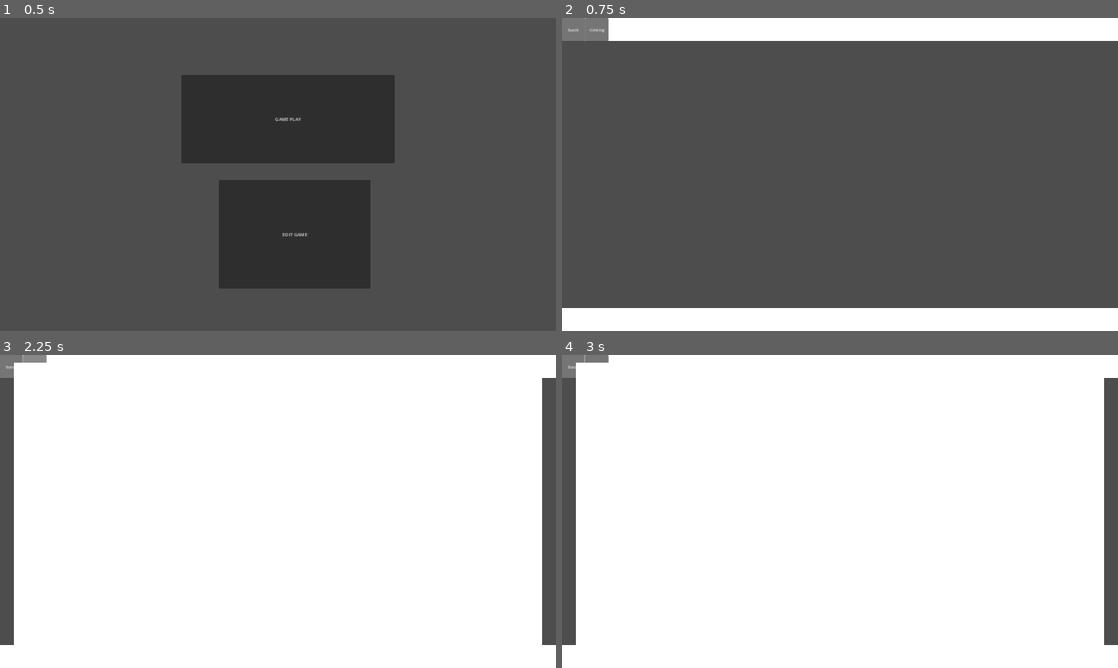
Above: before the commit, frames 1-4 (two rows, left to right).
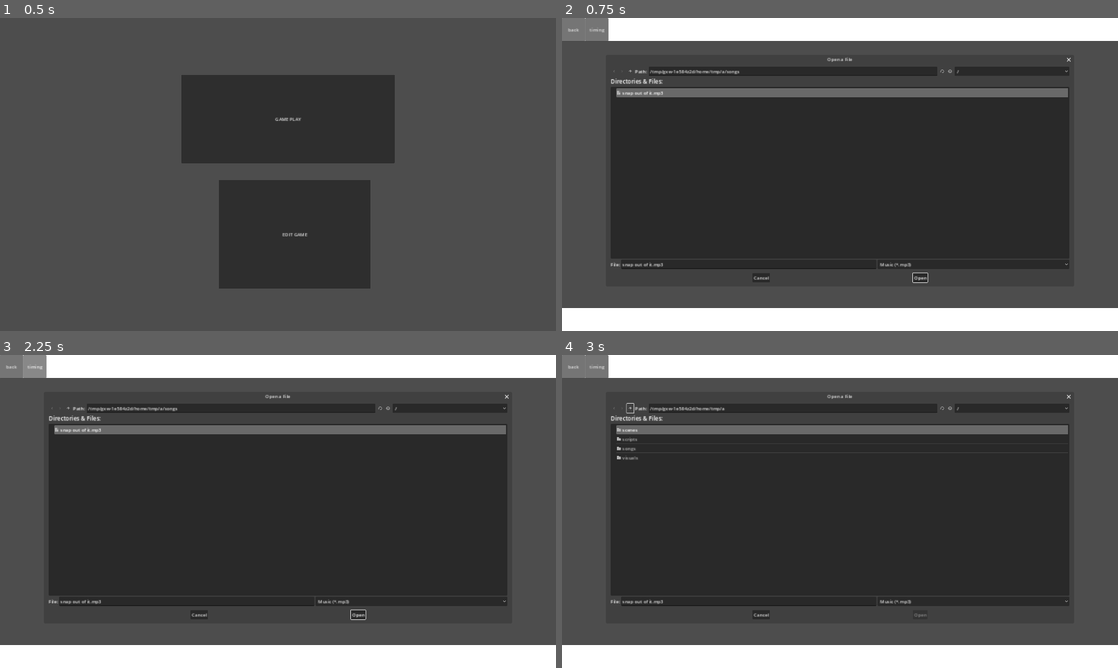
Above: after the commit, the same moments.

Repository: gong8/typeflow
Game: Godot game, scene res://scenes/menu.tscn
Two runs of this game, one before a commit and one after it. Both use one fixed random seed, a clock stepped at 60 frames per second and the inputs below.
Inputs (mouse positions are in pixels of both pictures, inside the frame that each line leads up to):
- Up to frame 1 (0.5 s): no input
- Up to frame 2 (0.75 s): click "EDIT GAME" at 0.5 s
- Up to frame 3 (2.25 s): click "back" at 1.25 s; click "timing" at 2 s
- Up to frame 4 (3 s): click (628, 408) at 2.77 s

Frame 1 is identical in both runs. In frame 2, 50% of the frame differs, in the area x 8-92%, y 12-85%; in frame 3, 81%, in the area x 2-98%, y 0-93%; in frame 4, 81%.

Commit message:
timelines

Diff:
--- a/project.godot
+++ b/project.godot
@@ -25,6 +25,14 @@
 window/size/viewport_height=1080
 window/stretch/mode="canvas_items"
 
+[input]
+
+Click={
+"deadzone": 0.5,
+"events": [Object(InputEventMouseButton,"resource_local_to_scene":false,"resource_name":"","device":-1,"window_id":0,"alt_pressed":false,"shift_pressed":false,"ctrl_pressed":false,"meta_pressed":false,"button_mask":1,"position":Vector2(234, 1),"global_position":Vector2(242, 85),"factor":1.0,"button_index":1,"canceled":false,"pressed":true,"double_click":false,"script":null)
+]
+}
+
 [rendering]
 
 renderer/rendering_method="gl_compatibility"
--- a/scenes/editor.tscn
+++ b/scenes/editor.tscn
@@ -1,6 +1,7 @@
-[gd_scene load_steps=2 format=3 uid="uid://do0xcm3kwrios"]
+[gd_scene load_steps=3 format=3 uid="uid://do0xcm3kwrios"]
 
 [ext_resource type="Script" path="res://scripts/editor/editor.gd" id="1_jck3k"]
+[ext_resource type="Script" path="res://scripts/editor/file_dialog.gd" id="2_n5txh"]
 
 [node name="Editor" type="Node2D"]
 script = ExtResource("1_jck3k")
@@ -27,4 +28,14 @@
 offset_bottom = 1080.0
 text = "timing"
 
-[connection signal="button_up" from="EditorBar/Timing" to="." method="_on_timing_button_up"]
+[node name="FileDialog" type="FileDialog" parent="EditorBar"]
+position = Vector2i(160, 160)
+size = Vector2i(1600, 760)
+script = ExtResource("2_n5txh")
+
+[node name="AudioStreamPlayer2D" type="AudioStreamPlayer2D" parent="EditorBar"]
+volume_db = 24.0
+
+[connection signal="pressed" from="EditorBar/Back" to="." method="_on_back_pressed"]
+[connection signal="pressed" from="EditorBar/Timing" to="." method="_on_timing_pressed"]
+[connection signal="file_selected" from="EditorBar/FileDialog" to="." method="_on_file_dialog_file_selected"]
--- /dev/null
+++ b/scenes/timeline.tscn
@@ -0,0 +1,45 @@
+[gd_scene load_steps=4 format=3 uid="uid://f2jlp81ci5st"]
+
+[ext_resource type="Script" path="res://scripts/editor/timeline.gd" id="1_cajnm"]
+
+[sub_resource type="Gradient" id="Gradient_2odn5"]
+colors = PackedColorArray(1, 1, 1, 1, 1, 1, 1, 1)
+
+[sub_resource type="GradientTexture1D" id="GradientTexture1D_xk63n"]
+gradient = SubResource("Gradient_2odn5")
+width = 1280
+
+[node name="Timeline" type="Node2D"]
+script = ExtResource("1_cajnm")
+
+[node name="HSlider" type="HSlider" parent="."]
+z_index = 100
+offset_left = -600.0
+offset_top = -8.0
+offset_right = 600.0
+offset_bottom = 8.0
+step = 2.08165e-12
+
+[node name="Box" type="Sprite2D" parent="."]
+modulate = Color(0.184314, 0.380392, 0.364706, 1)
+scale = Vector2(1.17969, 70.5)
+texture = SubResource("GradientTexture1D_xk63n")
+
+[node name="TogglePlay" type="Button" parent="."]
+offset_left = -770.0
+offset_top = -43.0
+offset_right = -687.0
+offset_bottom = 43.0
+text = "pa"
+
+[node name="AddToothpick" type="Button" parent="."]
+offset_left = -595.0
+offset_top = 37.0
+offset_right = -470.0
+offset_bottom = 114.0
+text = "add pick"
+
+[connection signal="drag_ended" from="HSlider" to="." method="_on_drag_ended"]
+[connection signal="drag_started" from="HSlider" to="." method="_on_drag_started"]
+[connection signal="pressed" from="TogglePlay" to="." method="_on_toggle_play_pressed"]
+[connection signal="pressed" from="AddToothpick" to="." method="_on_add_toothpick_pressed"]
--- a/scenes/timing_menu.tscn
+++ b/scenes/timing_menu.tscn
@@ -1,9 +1,13 @@
-[gd_scene format=3 uid="uid://br1sjlvw3hv1u"]
+[gd_scene load_steps=2 format=3 uid="uid://dsd0c1sgb5k4p"]
+
+[ext_resource type="PackedScene" uid="uid://f2jlp81ci5st" path="res://scenes/timeline.tscn" id="1_dgosv"]
 
 [node name="TimingMenu" type="Node2D"]
 metadata/_edit_horizontal_guides_ = [1612.0]
 
 [node name="BG" type="Polygon2D" parent="."]
 scale = Vector2(0.95, 0.95)
-polygon = PackedVector2Array(-960, -540, 960, -540, 960, 540, -960, 540)
+polygon = PackedVector2Array(-880, -460, 880, -460, 880, 460, -880, 460)
 metadata/_edit_lock_ = true
+
+[node name="Timeline" parent="." instance=ExtResource("1_dgosv")]
--- /dev/null
+++ b/scenes/toothpick.gd
@@ -0,0 +1,23 @@
+extends Node2D
+
+var dragging = false
+var max_value = 100.0
+var value = 0.0
+
+func set_x(x):
+	position.x = max(-600, min(600, x))
+	value = max_value * (x + 600) / 1200
+
+func set_value(new_value):
+	value = new_value
+	set_x((value / max_value) * 1200 - 600)
+
+func _on_handle_down():
+	dragging = true
+
+func _on_handle_up():
+	dragging = false
+
+func _process(_delta):
+	if dragging:
+		set_x(get_global_mouse_position().x - 960)
--- /dev/null
+++ b/scenes/toothpick.tscn
@@ -0,0 +1,27 @@
+[gd_scene load_steps=2 format=3 uid="uid://bv3t45bhhl76i"]
+
+[ext_resource type="Script" path="res://scenes/toothpick.gd" id="1_y3prs"]
+
+[node name="Toothpick" type="Node2D"]
+position = Vector2(1, -39)
+scale = Vector2(4, 4)
+script = ExtResource("1_y3prs")
+metadata/_edit_group_ = true
+
+[node name="Polygon2D" type="Polygon2D" parent="."]
+z_index = 200
+position = Vector2(2.08165e-12, 1)
+scale = Vector2(0.5, 2)
+color = Color(1, 0.470588, 0.517647, 1)
+polygon = PackedVector2Array(-1, 0, -1, 8, -5, 10, -5, 11, 4, 11, 4, 10, 0, 8, 0, 0)
+
+[node name="Button" type="Button" parent="."]
+visibility_layer = 0
+texture_repeat = 1
+offset_left = -4.0
+offset_top = 15.0
+offset_right = 4.0
+offset_bottom = 23.0
+
+[connection signal="button_down" from="Button" to="." method="_on_handle_down"]
+[connection signal="button_up" from="Button" to="." method="_on_handle_up"]
--- a/scripts/editor/editor.gd
+++ b/scripts/editor/editor.gd
@@ -5,16 +5,31 @@
 
 # Called when the node enters the scene tree for the first time.
 func _ready():
-	pass # Replace with function body.
+	pass
 
 # Called every frame. 'delta' is the elapsed time since the previous frame.
 func _process(delta):
 	pass
 
 
-func _on_timing_button_up():
+func _on_back_pressed():
+	get_tree().change_scene_to_file("res://scenes/menu.tscn")
+
+
+func _on_timing_pressed():
 	if screen == "editor":
 		var inst = load("res://scenes/timing_menu.tscn").instantiate()
 		inst.position = Vector2(1920/2, 1080/2)
 		add_child(inst)
 		screen = "timing"
+
+
+func _on_file_dialog_file_selected(path):
+	var music = AudioStreamPlayer.new()
+	var stream = load(path)
+	music.set_stream(stream)
+	music.volume_db = 1
+	music.pitch_scale = 1
+	add_child(music)
+	music.add_to_group("songs")
+	music.play()
--- /dev/null
+++ b/scripts/editor/file_dialog.gd
@@ -0,0 +1,8 @@
+extends FileDialog
+
+func _ready():
+	show()
+	add_filter("*.mp3", "Music")
+	set_file_mode(FileMode.FILE_MODE_OPEN_FILE)
+	set_access(Access.ACCESS_FILESYSTEM)
+	set_current_dir("songs")
--- /dev/null
+++ b/scripts/editor/timeline.gd
@@ -0,0 +1,45 @@
+extends Node2D
+
+var song: AudioStreamPlayer
+var song_length: float
+var current_time: float
+
+func _ready():
+	song = get_tree().get_first_node_in_group("songs")
+	print(song)
+	song_length = song.stream.get_length()
+	print(song_length)
+	$HSlider.min_value = 0
+	$HSlider.max_value = song_length
+	$TogglePlay.text = "Pause"
+
+
+func _process(delta):
+	if song.is_playing():
+		$HSlider.value = song.get_playback_position()
+
+
+
+func _on_drag_started():
+	song.set_stream_paused(true)
+
+
+func _on_drag_ended(value_changed):
+	song.play($HSlider.value)
+	$TogglePlay.text = "Pause"
+
+
+func _on_toggle_play_pressed():
+	if song.is_playing():
+		song.set_stream_paused(true)
+		$TogglePlay.text = "Play"
+	else:
+		song.set_stream_paused(false)
+		$TogglePlay.text = "Pause"
+
+
+func _on_add_toothpick_pressed():
+	var toothpick_inst = load("res://scenes/toothpick.tscn").instantiate()
+	add_child(toothpick_inst)
+	toothpick_inst.max_value = $HSlider.max_value
+	toothpick_inst.set_value($HSlider.value)
Not shown, added: songs/snap out of it.mp3.import
Not shown, added: .DS_Store
Not shown, added: songs/snap out of it.mp3
